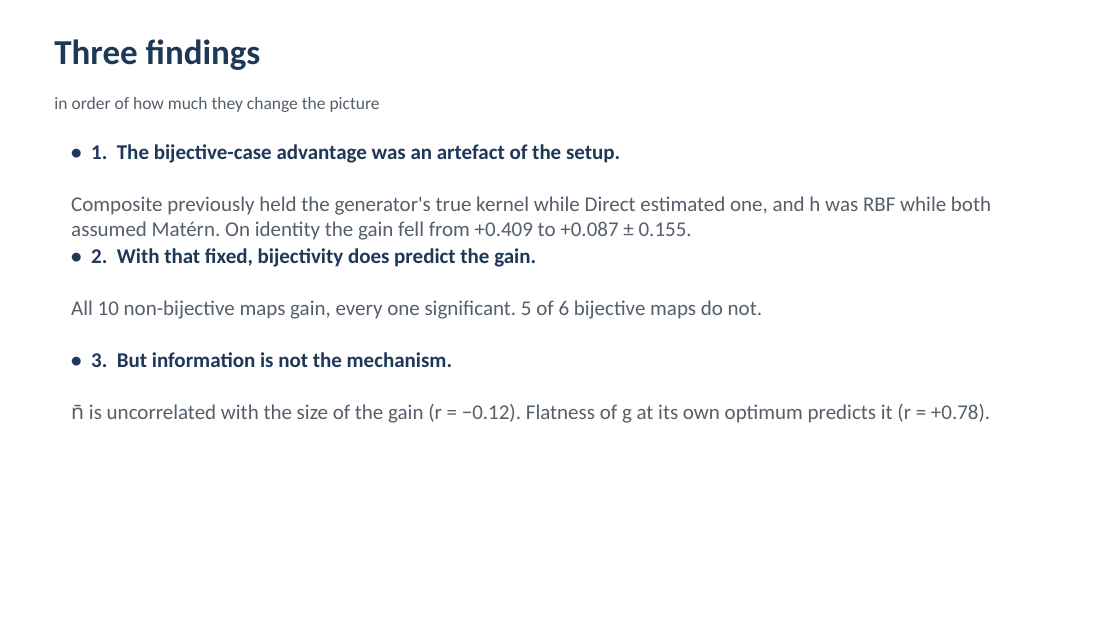
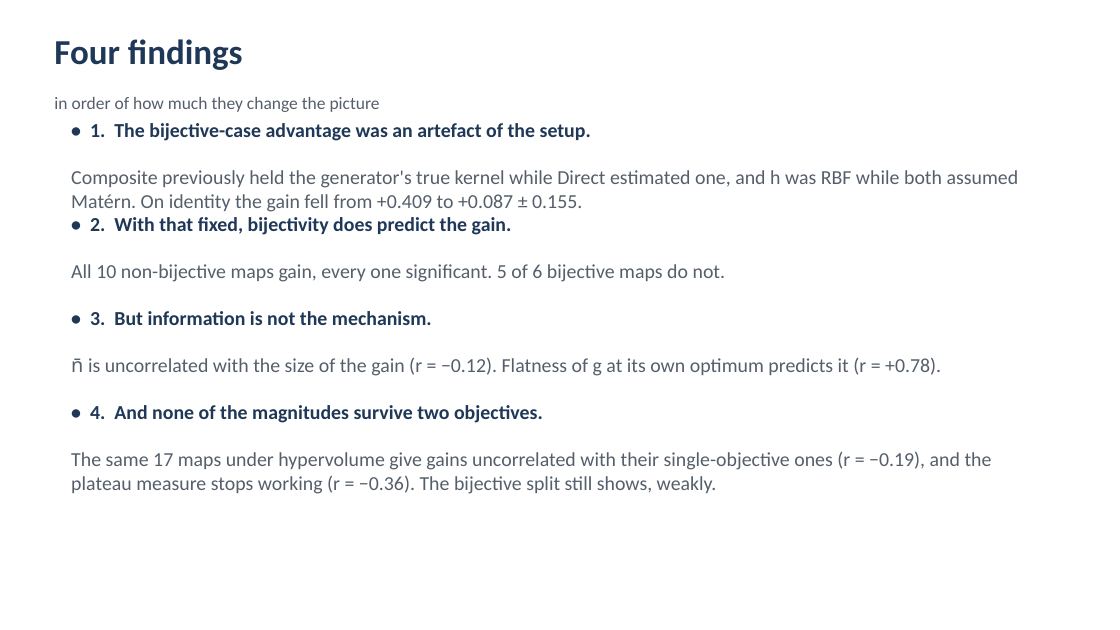
Before and after one commit to MuhammadAli-CS/three-arm-composite, a slide deck: slide 2 of slides/composite_matern.pptx. Drawn at 1120x630 pixels with LibreOffice and Linux fonts; fonts in the diff are those of the drawing. Boxes give left, top, right and bottom in pixels: in the first picture for what was removed or moved away, otherwise in the second. Text is boxed around its words. In the diff, an @@ line names an element or a change of style, - is before the commit and + after.

```diff
--- a/slides/composite_matern.pptx
+++ b/slides/composite_matern.pptx
@@ text at (54, 39, 243, 70): text changed @@
-Three findings
+Four findings
@@ text "• 1. The bijective-case advantage ...": place and size @@
-text "• 1. The bijective-case advantage ..." at (91, 144, 620, 163)
+text "• 1. The bijective-case advantage ..." at (90, 123, 591, 141)
@@ text "Composite previously held the generator's ...": place and size @@
-text "Composite previously held the generator's ..." at (71, 196, 991, 240)
+text "Composite previously held the generator's ..." at (71, 170, 1019, 212)
@@ text "• 2. With that fixed, ...": place and size @@
-text "• 2. With that fixed, ..." at (91, 248, 536, 267)
+text "• 2. With that fixed, ..." at (90, 217, 512, 235)
@@ text "All 10 non-bijective maps gain, ...": place and size @@
-text "All 10 non-bijective maps gain, ..." at (71, 300, 762, 319)
+text "All 10 non-bijective maps gain, ..." at (71, 264, 726, 282)
@@ text "• 3. But information is ...": place and size @@
-text "• 3. But information is ..." at (91, 352, 452, 367)
+text "• 3. But information is ..." at (90, 311, 432, 325)
@@ size 18 to 17 pt in 6 elements at (90, 123, 591, 141), (71, 170, 1019, 212), (90, 217, 512, 235), (71, 264, 726, 282), (90, 311, 432, 325), (71, 357, 941, 376) @@
@@ text "n̄ is uncorrelated with the ...": place and size @@
-text "n̄ is uncorrelated with the ..." at (71, 404, 990, 423)
+text "n̄ is uncorrelated with the ..." at (71, 357, 941, 376)
@@ text added at (90, 405, 543, 423), 17 pt, text #1F3857, bold @@
+• 4. And none of the magnitudes survive two objectives.
@@ text added at (71, 451, 992, 494), 17 pt, text #555F6B @@
+The same 17 maps under hypervolume give gains uncorrelated with their single-objective ones (r = −0.19), and the plateau measure stops working (r = −0.36). The bijective split still shows, weakly.
```
Also in this commit, not shown: 1 other slide changed, 4 slides added, 8 other files.
